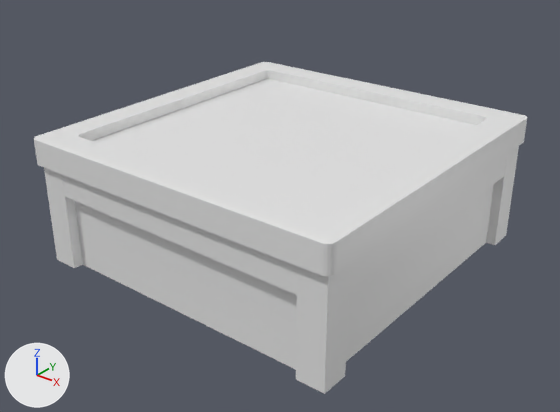
What one commit did to the FBX model Assets/Models/Skrzynia.fbx.
Both versions are drawn from a camera (50 mm lens) standing at (2.11, -2.71, 1.0) and looking at (0.02, -0.09, -0.62). The lights are fixed; the arrows at lower left show +X, +Y and +Z. Where no turn or scale is listed for an object, it has been applied to the vertices.

The older version as bpy lines, for what is in view:
```python
me_cube_002 = bpy.data.meshes.new('Cube.002')
me_cube_002.from_pydata(...)  # 489 vertices, 357 faces; spans x -0.81..0.81, y -0.81..0.81, z 0.0..0.53
me_cube_002.materials.append(mat_material_002)  # white #e7e7e7
me_cube_030 = bpy.data.meshes.new('Cube.030')
me_cube_030.from_pydata(...)  # 312 vertices, 270 faces; spans x 0.0..1.66, y -0.83..0.83, z -0.06..0.08
me_cube_030.materials.append(mat_material_002)  # white #e7e7e7
ob_box_001 = bpy.data.objects.new('box.001', me_cube_002)
ob_box_001.location = (0.0, 0.0, -0.894)
ob_box_002 = bpy.data.objects.new('box.002', me_cube_030)
ob_box_002.location = (-0.836, 0.0, -0.323)
```
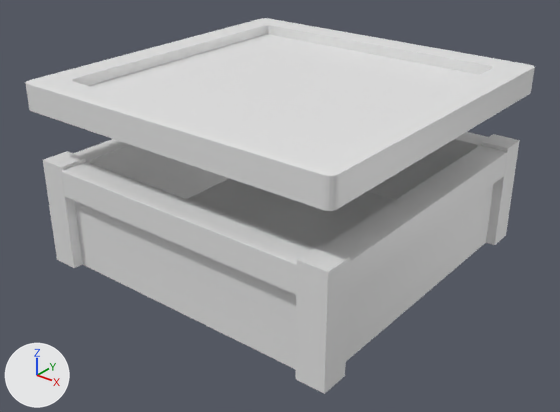
The newer file is also turned or shifted as a whole; pictures and numbers use the older file's frame.

Boxes (x1, y1, x2, y2) around the edits, measured in the pictures (560 x 412 px):
```json
{"object": "box.002", "change": "mesh moved", "before": [34, 62, 527, 276], "after": [25, 18, 535, 211]}
```

Edits to the scene script, one JSON object a line:
```json
{"block": "me_cube_030", "where": "me_cube_030.from_pydata(...)  # 312 vertices, 270 faces; spans x 0.0..1.66, y -0.83..0.83, z -0.06..0.08"}
{"block": "me_cube_030", "where": "# used by ob_box_002; location = (-0.836, 0.0, -0.323)"}
{"block": "me_cube_030", "change": "me_cube_030 part 1: the whole mesh is moved by (0.0, 0.0, 0.25)"}
```
